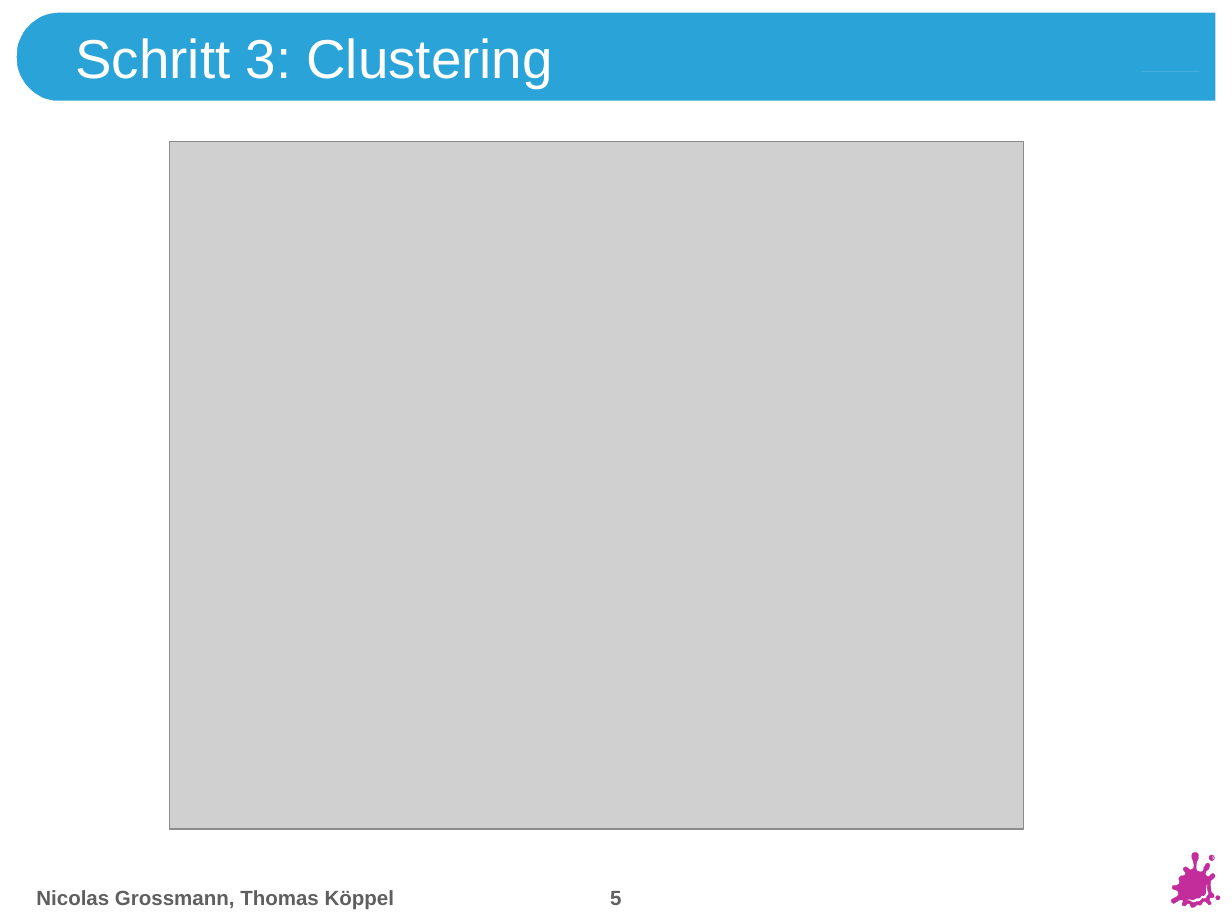
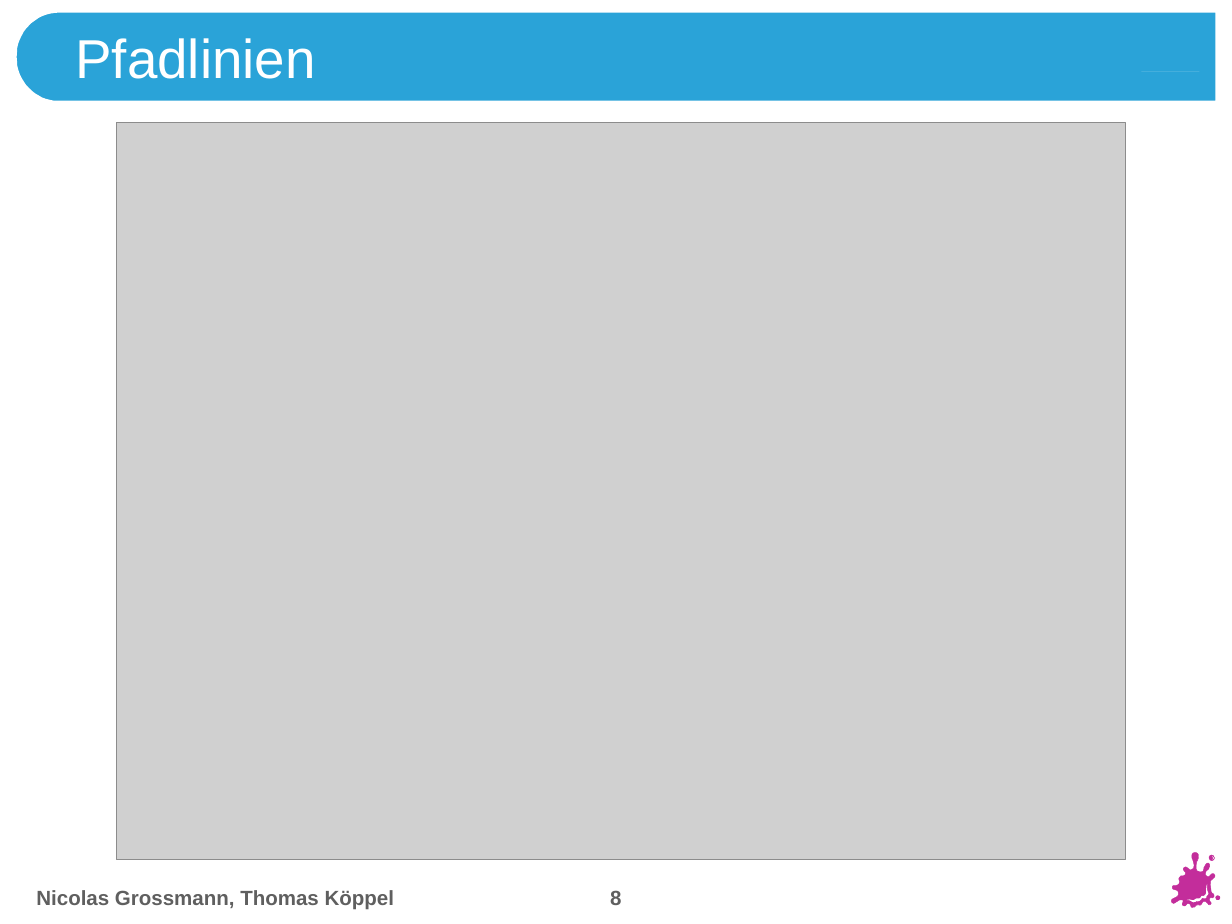
Before and after one commit to e1325103/SVP, a slide deck: slide 8 of Presentation/Presentation186.pptx (slide 5 before the commit). Drawn at 1232x924 pixels with LibreOffice and Linux fonts; fonts in the diff are those of the drawing; grey boxes stand for pictures; background and template pictures are left out. Boxes give left, top, right and bottom in pixels: in the first picture for what was removed or moved away, otherwise in the second. Text is boxed around its words. In the diff, an @@ line names an element or a change of style, - is before the commit and + after.

```diff
--- a/Presentation/Presentation186.pptx
+++ b/Presentation/Presentation186.pptx
@@ title at [75,38,315,79]: text changed @@
-Schritt 3: Clustering
+Pfadlinien
@@ picture: place and size @@
-picture at [170,142,1024,829]
+picture at [116,122,1125,860]
@@ page number at [610,891,621,905]: text changed @@
-5
+8
```
Also in this commit, not shown: 4 other slides changed, 7 slides added, 6 other files.
